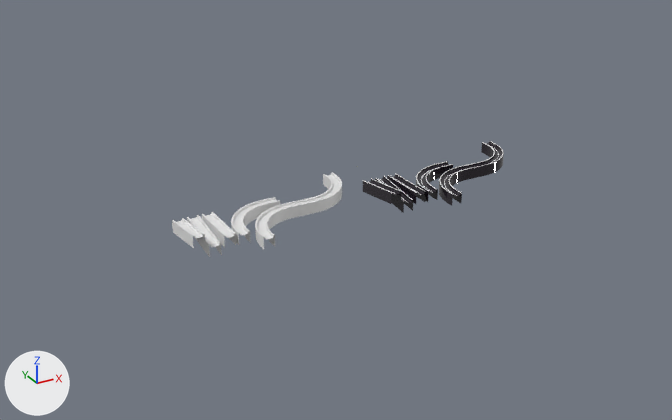
The FBX model GameMaterials/RoadsCharacterEmemies.fbx: old version first, new version second.
Before and after are seen from a 50 mm camera at (-1735.0, -2983.0, 1326.0) aimed at (-226.0, -240.0, -46.0). The lights are fixed; the arrows at lower left show +X, +Y and +Z. Vertices at the same position are counted once.

Script lines for the objects in view, before the commit:
```python
ob_road90 = bpy.data.objects.new('Road90', me_cube_028)
ob_road90.location = (290.0, -222.0, 31.0)
ob_road90light = bpy.data.objects.new('Road90Light', me_cube_029)
ob_road90light.location = (290.0, -222.0, 31.0)
ob_road90mesh = bpy.data.objects.new('Road90Mesh', me_cube_030)
ob_road90mesh.location = (-452.0, -222.0, 31.0)
ob_road90twice = bpy.data.objects.new('Road90Twice', me_cube_031)
ob_road90twice.location = (133.0, -489.0, 31.0)
ob_road90twicelight = bpy.data.objects.new('Road90TwiceLight', me_cube_032)
ob_road90twicelight.location = (133.0, -489.0, 31.0)
ob_road90twicemesh = bpy.data.objects.new('Road90TwiceMesh', me_cube_033)
ob_road90twicemesh.location = (-609.0, -489.0, 31.0)
ob_straightroadmesh = bpy.data.objects.new('StraightRoadMesh', me_cube_042)
ob_straightroadmesh.location = (-715.0, -217.0, 31.0)
```
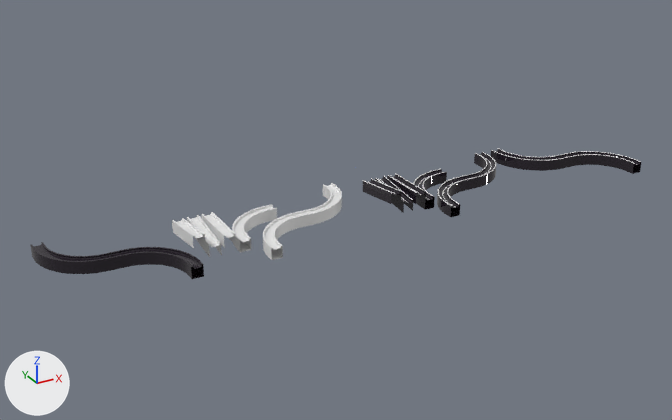
Commit message: RoadCreatorScript is finished

Where the newer file only moved an object's origin or applied its transform, the numbers keep the older frame.

Boxes [x1, y1, x2, y2] around the edits, measured in the pictures (672 x 420 px):
'Road90Twice2Mesh', added (black)
    after: [30, 242, 204, 279]
'Road90TwiceMesh', reshaped, moved (9% narrower)
    before: [255, 172, 342, 249]
    after: [263, 183, 342, 260]
'Road90Twice', reshaped, moved (9% narrower)
    before: [439, 141, 504, 206]
    after: [437, 152, 496, 217]
'Road90Twice2', added (black)
    after: [491, 149, 641, 174]
'Road90Mesh', moved
    before: [231, 197, 280, 245]
    after: [232, 204, 277, 252]
'Road90', moved
    before: [416, 162, 453, 202]
    after: [413, 169, 447, 210]
'Road90TwiceLight', moved
    before: [439, 141, 504, 196]
    after: [438, 152, 496, 208]
'Road90Light', moved
    before: [416, 161, 453, 193]
    after: [413, 169, 445, 200]
'Road90TwiceLight2', added
    after: [492, 148, 641, 165]
part 1 of me_cube_031, rebuilt (10% narrower)
    before: [445, 141, 503, 196]
    after: [443, 152, 495, 207]
part 2 of me_cube_031, rebuilt (10% narrower)
    before: [440, 147, 498, 196]
    after: [439, 157, 491, 208]
part 3 of me_cube_031, rebuilt
    before: [450, 149, 504, 203]
    after: [437, 154, 496, 217]
part 4 of me_cube_031, deleted
    before: [439, 143, 494, 206]

The edits, one by one:
me_cube_033 is used by ob_road90twicemesh; location (-609.0, -489.0, 31.0).
me_cube_033 had 420 vertices, 374 faces and spanned x -20.0..450.0, y 0.0..400.0, z -37.0..7.0.
me_cube_033 now has 378 vertices, 364 faces and spans x -20.0..420.0, y 0.0..400.0, z -35.0..9.0.
me_cube_033 part 5: 420 vertices removed from x -20.0..450.0, y 0.0..400.0, z -37.0..7.0; 378 vertices added at x -20.0..420.0, y 0.0..400.0, z -35.0..9.0.
me_cube_031 is used by ob_road90twice; location (133.0, -489.0, 31.0).
me_cube_031 had 840 vertices, 680 faces and spanned x -20.0..450.0, y 0.0..400.0, z -37.0..7.0.
me_cube_031 now has 702 vertices, 598 faces and spans x -20.0..420.0, y 0.0..400.0, z -35.0..9.0.
me_cube_031 part 1: the loose piece of 315 vertices spanning x 2.0..446.0, y 0.0..400.0, z -2.0..7.0 is rebuilt with 243 vertices and now spans x 2.0..415.0, y 0.0..400.0, z 0.0..9.0.
me_cube_031 part 2: the loose piece of 315 vertices spanning x -15.0..429.0, y 0.0..400.0, z -2.0..7.0 is rebuilt with 243 vertices and now spans x -15.0..398.0, y 0.0..400.0, z 0.0..9.0.
me_cube_031 part 3: the loose piece of 105 vertices spanning x 19.0..450.0, y 0.0..400.0, z -37.0..7.0 is rebuilt with 216 vertices and now spans x -20.0..420.0, y 0.0..400.0, z -35.0..9.0.
me_cube_031 part 4: the loose piece of 105 vertices spanning x -20.0..411.0, y 0.0..400.0, z -37.0..7.0 is deleted.
Mesh me_cube_030_1 is new.
It has 270 vertices, 182 faces and spans x -419.0..19.0, y 0.0..400.0, z 0.0..10.0.
Mesh me_cube_025 is new.
It has 702 vertices, 598 faces and spans x -420.0..20.0, y 0.0..400.0, z -35.0..9.0.
It uses material mat_roadmaterial (picture img_worldtextur_png).
Mesh me_cube_028_1 is new.
It has 378 vertices, 364 faces and spans x -420.0..20.0, y 0.0..400.0, z -35.0..9.0.
It uses material mat_roadmaterial (picture img_worldtextur_png).
Object 'Road90Light' (ob_road90light) moves from (290.0, -222.0, 31.0) to (266.0, -216.0, 0.0).
Object 'Road90TwiceMesh' (ob_road90twicemesh) moves from (-609.0, -489.0, 31.0) to (-596.0, -517.0, 0.0).
Object 'Road90' (ob_road90) moves from (290.0, -222.0, 31.0) to (266.0, -216.0, 0.0).
Object 'Road90TwiceLight' (ob_road90twicelight) moves from (133.0, -489.0, 31.0) to (108.0, -517.0, 0.0).
Object 'Road90Mesh' (ob_road90mesh) moves from (-452.0, -222.0, 31.0) to (-462.0, -216.0, 0.0).
Object 'Road90Twice' (ob_road90twice) moves from (133.0, -489.0, 31.0) to (108.0, -517.0, 0.0).
Object 'Road90TwiceLight2' (ob_road90twicelight2) is new; it shows me_cube_030_1.
Its location is (990.0, -517.0, 0.0).
Object 'Road90Twice2' (ob_road90twice2) is new; it shows me_cube_025.
Its location is (990.0, -517.0, 0.0).
Object 'Road90Twice2Mesh' (ob_road90twice2mesh) is new; it shows me_cube_028_1.
Its location is (-869.0, -517.0, 0.0).
